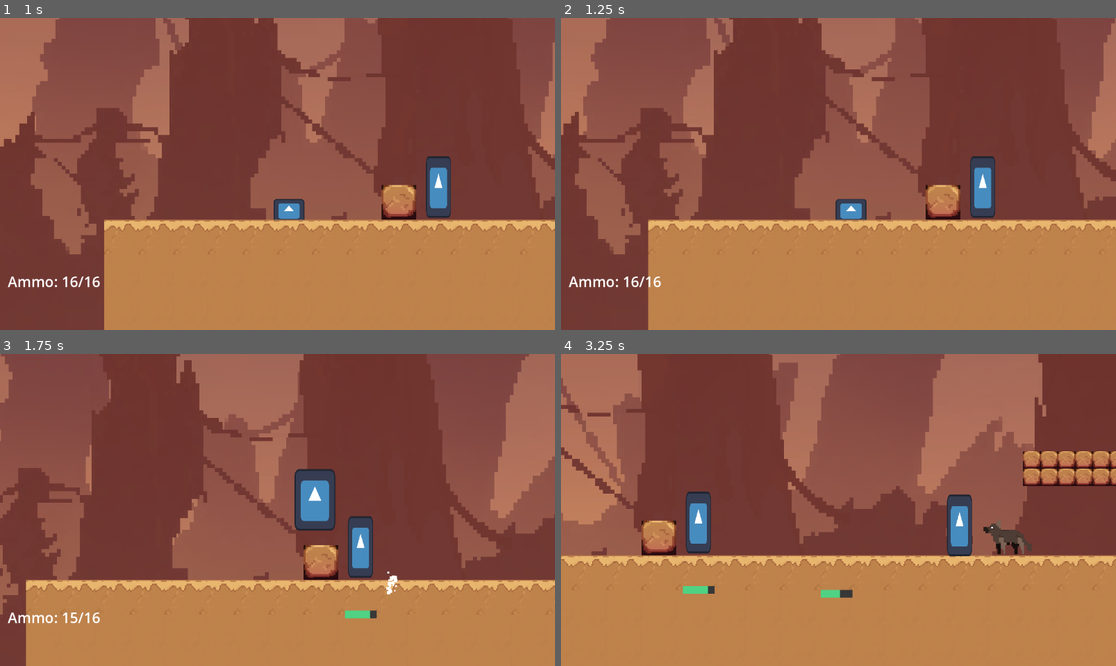
Above: before the commit, frames 1-4 (two rows, left to right).
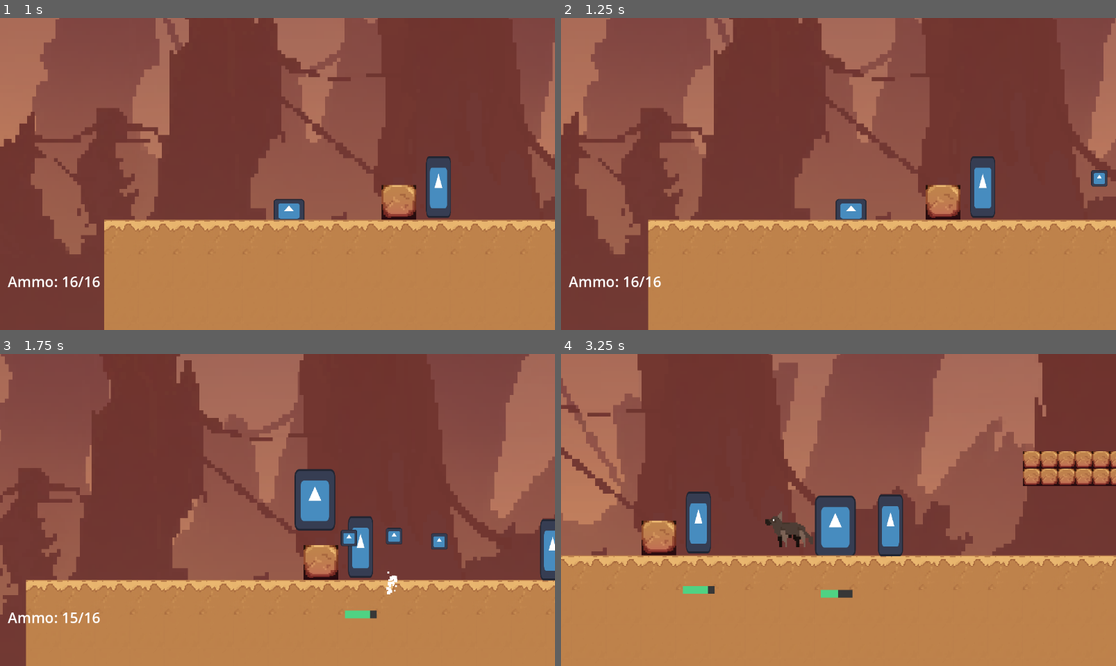
Above: after the commit, the same moments.

Repository: dzfrias/gladiator
Game: Godot game, scene res://scenes/level_playtest.tscn
The game is run twice, just before and just after one commit, with the same random seed, the same clock (stepped at 60 frames per second) and the same inputs. This scene is started directly instead of the project's main scene. The engine's default icon, where the game draws it, is replaced by a stand-in: a white triangle on a blue panel in a dark square.
Inputs (mouse positions are in pixels of both pictures, inside the frame that each line leads up to):
- Up to frame 1 (1 s): move the mouse to (399, 158) at 0.52 s; hold D (right) from 0.53 s (still down); hold S (crouch) from 0.53 s (still down); tap Space (jump) at 0.77 s
- Up to frame 2 (1.25 s): keep holding D (right); keep holding S (crouch); tap Space (jump) at 1.07 s
- Up to frame 3 (1.75 s): keep holding D (right); move the mouse to (166, 525) at 1.27 s; release S (crouch) at 1.28 s; click (166, 525) at 1.35 s; tap Space (jump) at 1.52 s
- Up to frame 4 (3.25 s): tap Space (jump) at 1.82, 3.02 s; move the mouse to (894, 441) at 2.02 s; release D (right) at 2.03 s; hold A (left) 2.03-2.78 s; hold E (roll) 2.03-2.78 s; move the mouse to (810, 572) at 2.77 s; hold D (right) from 2.78 s (still down); tap Q (toggle_weapon) at 2.85 s

Frame 1 is identical in both runs. In frame 2, 0.2% of the frame differs, in the area x 95-99%, y 48-55%; in frame 3, 1.0%; in frame 4, 4.1%, in the area x 36-85%, y 44-79%.
Error before the commit: Assertion failed. (res://scripts/player/player.gd:208)
Error after the commit: Invalid assignment of property or key 'position' with value of type 'Vector2' on a base object of type 'Nil'. (res://scripts/player/player.gd:120)

Commit message:
Implement enemy notification chains

Diff:
--- a/project.godot
+++ b/project.godot
@@ -75,6 +75,7 @@
 2d_physics/layer_5="Player"
 2d_physics/layer_6="Platform"
 2d_physics/layer_7="HidingBlock"
+2d_physics/layer_8="Enemy"
 
 [physics]
 
--- a/scenes/idle_shooter.tscn
+++ b/scenes/idle_shooter.tscn
@@ -19,8 +19,11 @@
 [sub_resource type="CircleShape2D" id="CircleShape2D_oetyt"]
 radius = 360.0
 
+[sub_resource type="CircleShape2D" id="CircleShape2D_c2f02"]
+radius = 400.0
+
 [node name="IdleShooter" type="CharacterBody2D"]
-collision_layer = 2
+collision_layer = 130
 collision_mask = 33
 script = ExtResource("1_gcame")
 prepare_attack_time = 2.0
@@ -70,3 +73,12 @@
 
 [node name="HealthBarCreator" type="Node" parent="."]
 script = ExtResource("9_1qrsf")
+
+[node name="NotifyZone" type="Area2D" parent="."]
+visible = false
+collision_layer = 0
+collision_mask = 128
+monitorable = false
+
+[node name="CollisionShape2D" type="CollisionShape2D" parent="NotifyZone"]
+shape = SubResource("CircleShape2D_c2f02")
--- a/scenes/shooter.tscn
+++ b/scenes/shooter.tscn
@@ -20,9 +20,12 @@
 [sub_resource type="RectangleShape2D" id="RectangleShape2D_qrpis"]
 size = Vector2(109, 36.91)
 
+[sub_resource type="CircleShape2D" id="CircleShape2D_c0ujg"]
+radius = 400.0
+
 [node name="Shooter" type="CharacterBody2D"]
 position = Vector2(0, -34)
-collision_layer = 2
+collision_layer = 130
 collision_mask = 33
 script = ExtResource("1_a5ml5")
 speed = 50.0
@@ -79,3 +82,12 @@
 position = Vector2(0.00800037, 92)
 target_position = Vector2(0, 30)
 collision_mask = 32
+
+[node name="NotifyZone" type="Area2D" parent="."]
+visible = false
+collision_layer = 0
+collision_mask = 128
+monitorable = false
+
+[node name="CollisionShape2D" type="CollisionShape2D" parent="NotifyZone"]
+shape = SubResource("CircleShape2D_c0ujg")
--- a/scenes/suispider.tscn
+++ b/scenes/suispider.tscn
@@ -20,8 +20,11 @@
 [sub_resource type="CircleShape2D" id="CircleShape2D_78oek"]
 radius = 100.0
 
+[sub_resource type="CircleShape2D" id="CircleShape2D_8a7t2"]
+radius = 400.0
+
 [node name="Suispider" type="CharacterBody2D"]
-collision_layer = 2
+collision_layer = 130
 collision_mask = 33
 script = ExtResource("1_5l4np")
 distraction_jump_velocity = Vector2(500, -800)
@@ -75,3 +78,12 @@
 
 [node name="CollisionShape2D" type="CollisionShape2D" parent="ExplosionZone"]
 shape = SubResource("CircleShape2D_78oek")
+
+[node name="NotifyZone" type="Area2D" parent="."]
+visible = false
+collision_layer = 0
+collision_mask = 128
+monitorable = false
+
+[node name="CollisionShape2D" type="CollisionShape2D" parent="NotifyZone"]
+shape = SubResource("CircleShape2D_8a7t2")
--- a/scenes/wolf.tscn
+++ b/scenes/wolf.tscn
@@ -103,8 +103,11 @@
 "speed": 5.0
 }]
 
+[sub_resource type="CircleShape2D" id="CircleShape2D_xrhg1"]
+radius = 400.0
+
 [node name="Wolf" type="CharacterBody2D"]
-collision_layer = 2
+collision_layer = 130
 collision_mask = 33
 script = ExtResource("1_4octj")
 attack_speed = 200.0
@@ -167,3 +170,12 @@
 sprite_frames = SubResource("SpriteFrames_th1nn")
 animation = &"idle"
 autoplay = "idle"
+
+[node name="NotifyZone" type="Area2D" parent="."]
+visible = false
+collision_layer = 0
+collision_mask = 128
+monitorable = false
+
+[node name="CollisionShape2D" type="CollisionShape2D" parent="NotifyZone"]
+shape = SubResource("CircleShape2D_xrhg1")
--- a/scripts/enemies/idle_shooter.gd
+++ b/scripts/enemies/idle_shooter.gd
@@ -43,7 +43,14 @@
 
 			_shoot()
 
+func notify() -> void:
+	for body in $NotifyZone.get_overlapping_bodies():
+		if body == self:
+			continue
+		body.notify()
+
 func _shoot() -> void:
+	notify()
 	_state = State.SHOOTING
 	await get_tree().create_timer(prepare_attack_time).timeout
 	while $Weapon.ammo > 0:
--- a/scripts/follow_enemy.gd
+++ b/scripts/follow_enemy.gd
@@ -73,6 +73,15 @@
 
 	move_and_slide()
 
+func notify() -> void:
+	if _tracking != null:
+		return
+	_tracking = Player.Instance
+	if _state == State.IDLE:
+		_state = State.TRACKING
+	for body in $NotifyZone.get_overlapping_bodies():
+		body.notify()
+
 func _attack() -> void:
 	pass
 
@@ -81,9 +90,7 @@
 
 func _on_detection_zone_body_entered(body: Node2D) -> void:
 	if body is Player:
-		if _state == State.IDLE:
-			_state = State.TRACKING
-		_tracking = body
+		notify()
 
 func _on_detection_zone_body_exited(_body: Node2D) -> void:
 	pass
@@ -95,5 +102,8 @@
 	impact_particles.direction = direction
 	impact_particles.emitting = true
 
+	if _tracking == null:
+		notify()
+
 func _on_health_died() -> void:
 	queue_free()
Not shown: 1 places in scenes/idle_shooter.tscn that only renumber resources
Not shown: 1 places in scenes/shooter.tscn that only renumber resources
Not shown: 1 places in scenes/suispider.tscn that only renumber resources
Not shown: 1 places in scenes/wolf.tscn that only renumber resources
